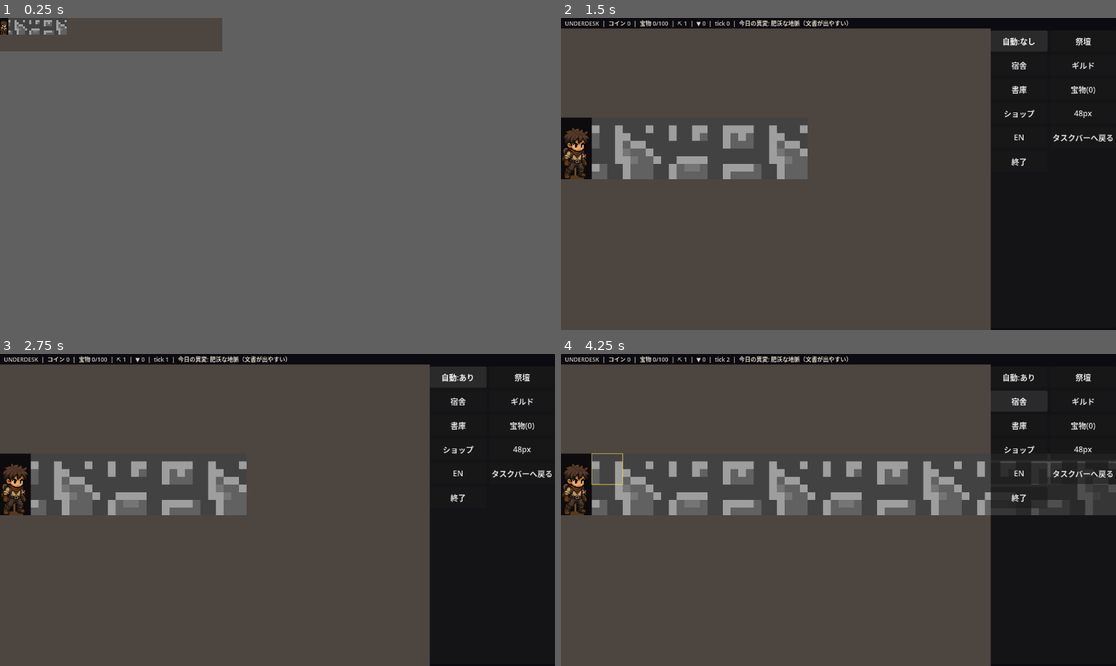
Above: before the commit, frames 1-4 (two rows, left to right).
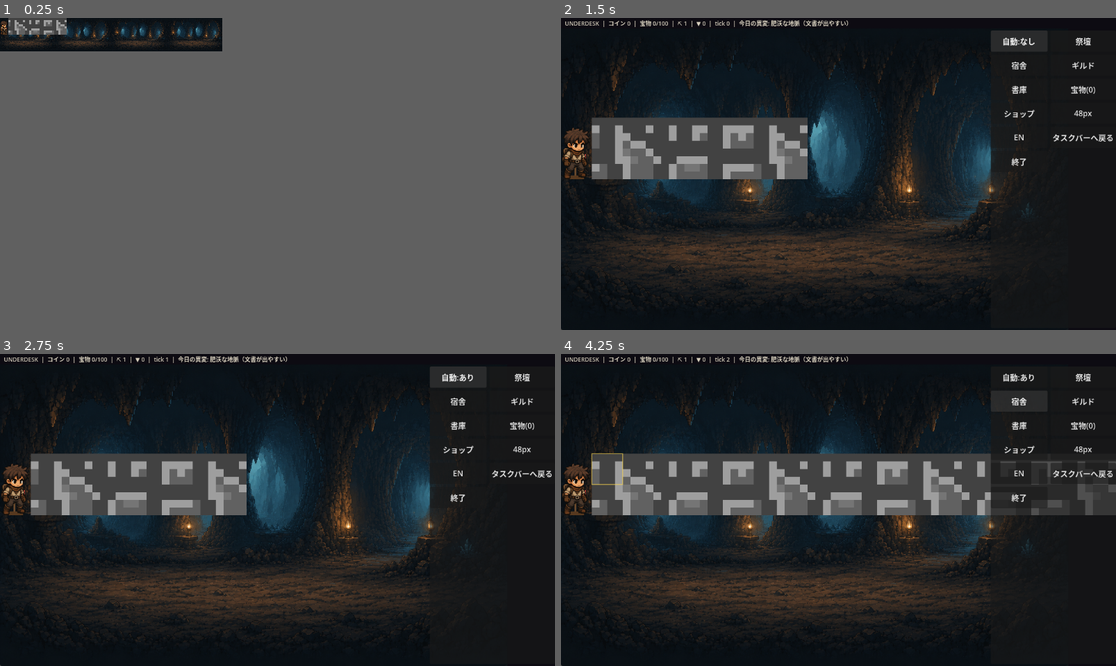
Above: after the commit, the same moments.

Repository: jinsei0604/UnderDesk
Game: Godot game, scene res://src/ui/main.tscn
Two runs of this game, one before a commit and one after it. Both use one fixed random seed, a clock stepped at 60 frames per second and the inputs below.
Inputs (mouse positions are in pixels of both pictures, inside the frame that each line leads up to):
- Up to frame 1 (0.25 s): no input
- Up to frame 2 (1.5 s): tap Enter at 0.5 s; drag from (672, 33) to (694, 27) at 0.52 s; click "自動:あり" at 1.25 s
- Up to frame 3 (2.75 s): click "自動:なし" at 2 s
- Up to frame 4 (4.25 s): click "祭壇" at 2.75 s; click "宿舎" at 3.5 s

The runs differ from the first frame. In frame 1, 3.6% of the frame differs, in the area x 0-41%, y 0-11%; in frame 2, 65%, in the area x 0-86%, y 3-100%; in frame 3, 65%; in frame 4, 59%.

Commit message:
Ship the real dig backdrop; let dug cells reveal it instead of a hollow fill
dig_background.png (the user's cave-tunnel illustration) tiles into the
scrolling backdrop behind the dig band. Since it's real atmospheric art
now, dug (AIR) cells stop being painted with a flat hollow color and
just show the backdrop through -- the placeholder hollow fill only
kicks in when no background art is shipped.

Diff:
--- a/src/ui/main.gd
+++ b/src/ui/main.gd
@@ -515,17 +515,20 @@
 	var first_col: int = maxi(0, int(-origin.x / cell_px))
 	var last_col: int = mini(sim.grid.width, first_col + int(size.x / cell_px) + 2)
 	var has_rock := art.has_art("terrain_rock")
-	# Ground + backdrop is one scrolling rock mass (not per-cell tiles): no
+	var has_bg := art.has_art("dig_background")
+	# Ground + backdrop is one scrolling image (not per-cell tiles): no
 	# repeating seams, and it pans with the world as the tunnel advances.
 	_draw_background(origin)
-	# The dig band carves a 2-row passage through that mass: dug cells become
-	# the hollow tunnel; the unmined face ahead keeps the rock block texture.
+	# The dig band carves a 2-row passage through that mass: dug cells reveal
+	# the backdrop (or a plain hollow color without shipped art); the unmined
+	# face ahead keeps the rock block texture, blocking the backdrop.
 	for y in sim.grid.height:
 		for x in range(first_col, last_col):
 			var cell := Vector2i(x, y)
 			var rect := _cell_rect(origin, cell)
 			if sim.grid.terrain_at(cell) == UD.Terrain.AIR:
-				draw_rect(rect, COLOR_TUNNEL_HOLLOW)
+				if not has_bg:
+					draw_rect(rect, COLOR_TUNNEL_HOLLOW)
 			elif has_rock:
 				draw_texture_rect(art.tiled_texture("terrain_rock", cell), rect, false)
 			else:
Binary file added: assets/art/dig_background.png
Not shown, added: assets/art/dig_background.png.import
